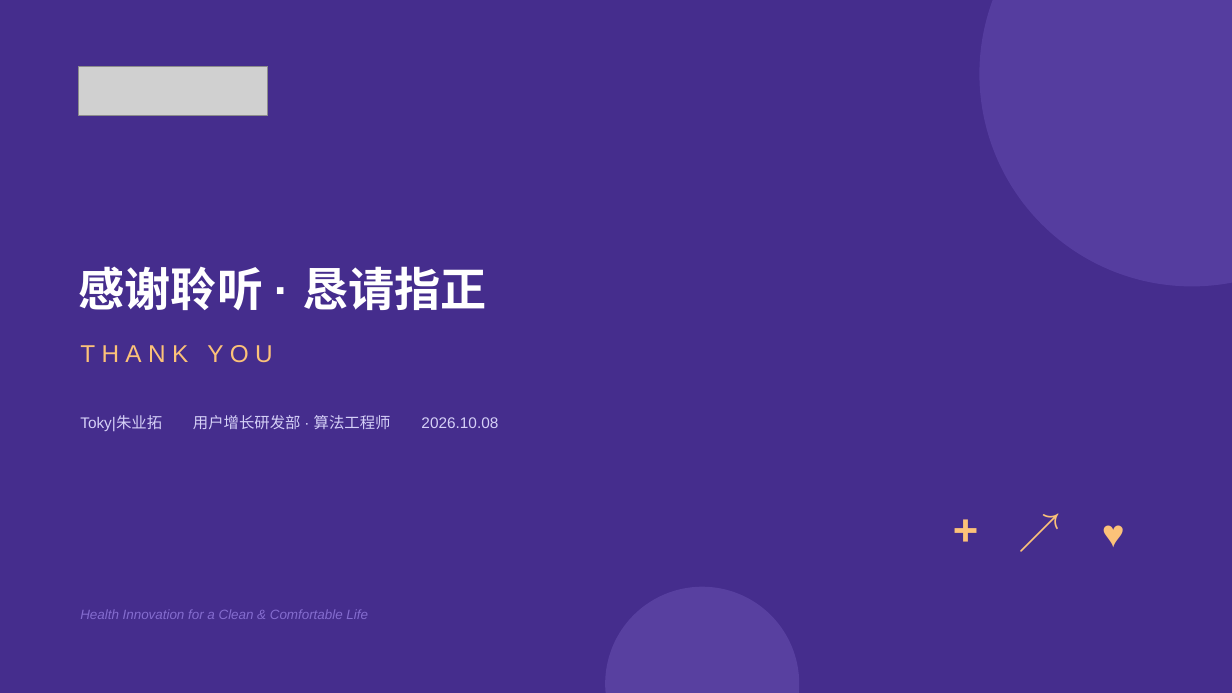
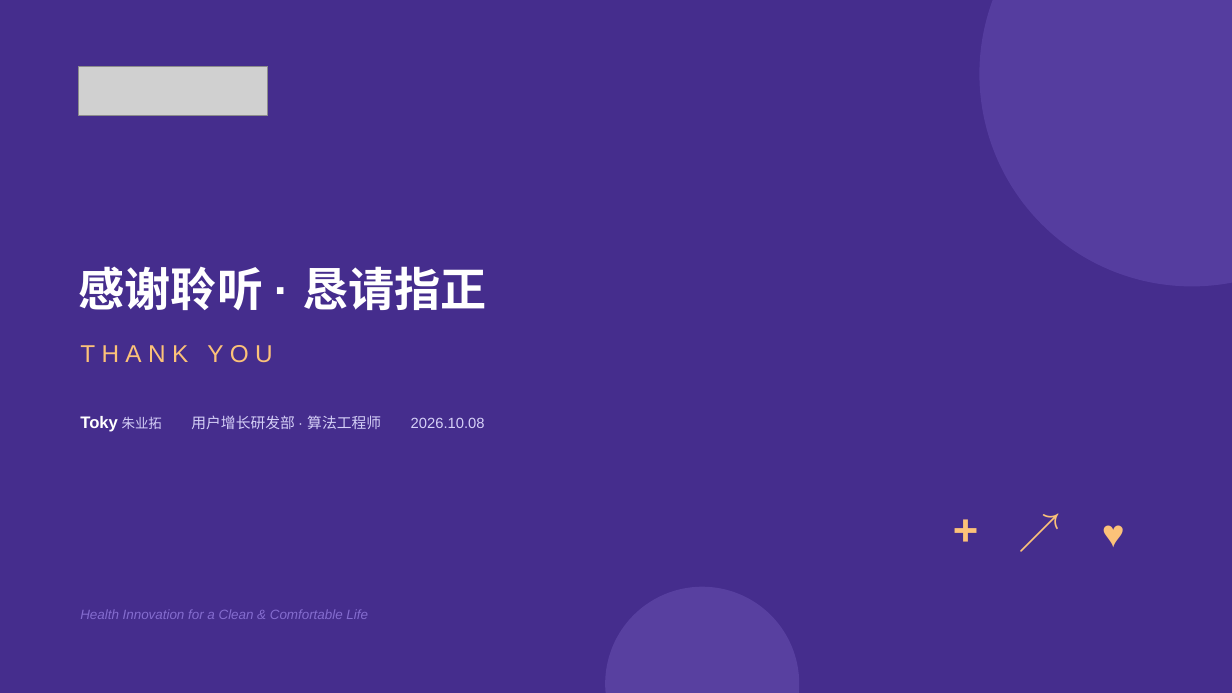
Before and after one commit to zhuyetuo/workplace_soft_skills, a slide deck: slide 17 of 转正述职/转正述职报告-朱业拓.pptx. Drawn at 1232x693 pixels with LibreOffice and Linux fonts; fonts in the diff are those of the drawing; grey boxes stand for pictures. Boxes give left, top, right and bottom in pixels: in the first picture for what was removed or moved away, otherwise in the second. Text is boxed around its words. In the diff, an @@ line names an element or a change of style, - is before the commit and + after.

```diff
--- a/转正述职/转正述职报告-朱业拓.pptx
+++ b/转正述职/转正述职报告-朱业拓.pptx
@@ text at [80, 415, 485, 432]: text changed; size 12 to 11.5 pt @@
-Toky|朱业拓 用户增长研发部 · 算法工程师 2026.10.08
+Toky 朱业拓 用户增长研发部 · 算法工程师 2026.10.08
```
Also in this commit, not shown: 2 other slides changed, 1 other file.
